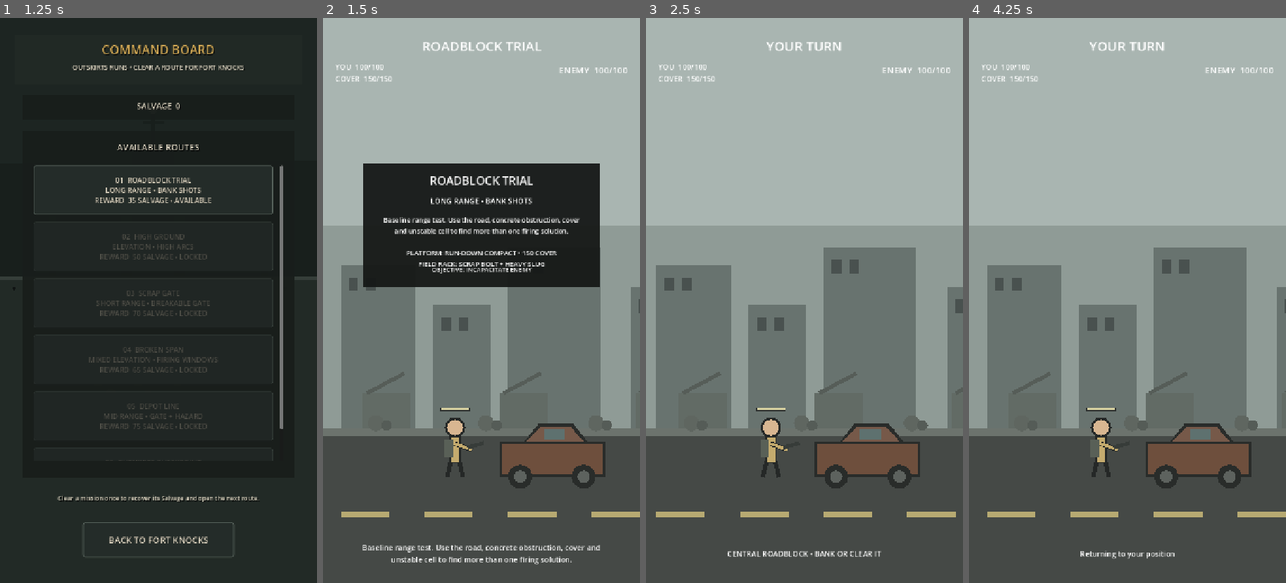
Above: before the commit, frames 1-4 (left to right).
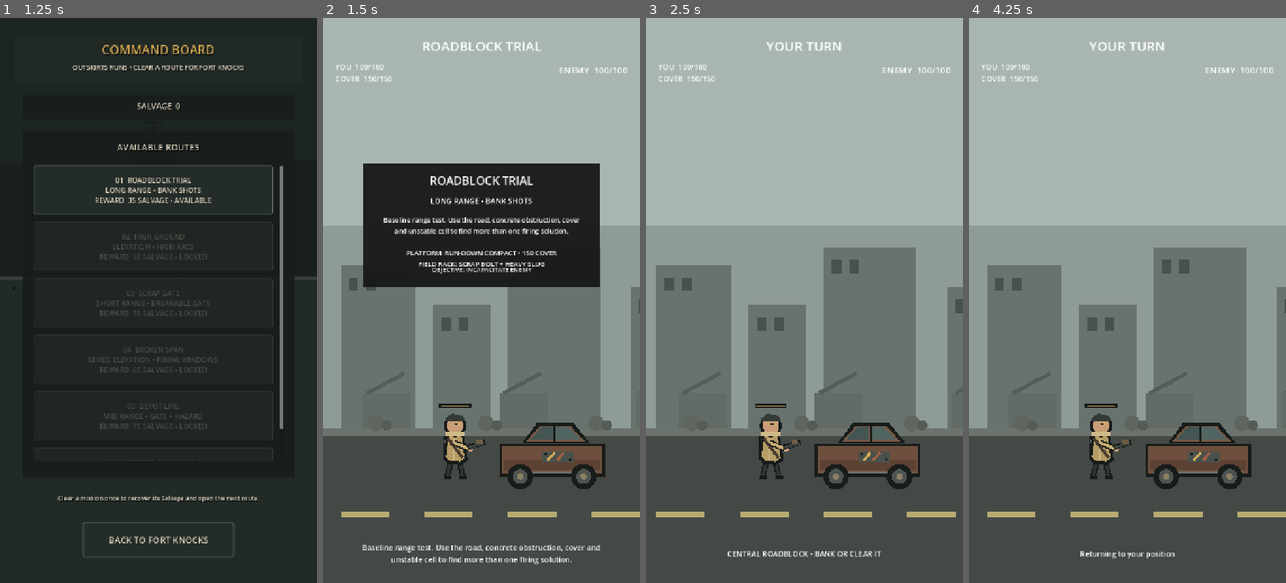
Above: after the commit, the same moments.

Repository: phantompixel-developer/FortKnocks
Game: Godot game, scene res://game/core/app.tscn
Same seed, same stepped clock (60 frames per second), same inputs: the game is played once before the commit and once after it.
Inputs (mouse positions are in pixels of both pictures, inside the frame that each line leads up to):
- Up to frame 1 (1.25 s): click "COMMAND BOARD CHOOSE THE NEXT…" at 0.5 s
- Up to frame 2 (1.5 s): click "01 ROADBLOCK TRIAL LONG RANGE…" at 1.25 s
- Up to frame 3 (2.5 s): tap Enter at 2 s; move the mouse to (874, 272) at 2.02 s; click (874, 272) at 2.17 s
- Up to frame 4 (4.25 s): drag from (1064, 328) to (1111, 413) at 2.77 s; move the mouse to (1159, 176) at 3.52 s; click (1159, 176) at 3.67 s

Frame 1 is identical in both runs. In frame 2, 1.6% of the frame differs, in the area x 36-90%, y 68-84%; in frame 3, 1.5%; in frame 4, 1.6%.

Commit message:
feat: establish survivor and platform art direction

Diff:
--- a/game/battle/combatant.gd
+++ b/game/battle/combatant.gd
@@ -48,23 +48,81 @@
 	_reaction_tween.tween_property(self, "rotation", 0.0, 0.20).set_trans(Tween.TRANS_BACK).set_ease(Tween.EASE_OUT)
 
 func _draw() -> void:
-	var body_color := accent_color if health > 0 else Color("555555")
-	var outline := Color("252827")
+	var alive := health > 0
+	var cloth := accent_color if alive else Color("4b504d")
+	var outline := Color("171b1a")
+	var leather := Color("4a3b31")
+	var metal := Color("5d6762")
+	var skin := Color("c89d78") if alive else Color("686c68")
+	var scarf := accent_color.lightened(0.18) if alive else Color("5c605d")
 
-	draw_line(Vector2(-10, -35), Vector2(-18, 0), outline, 10.0)
-	draw_line(Vector2(10, -35), Vector2(18, 0), outline, 10.0)
-	draw_line(Vector2(0, -92), Vector2(0, -32), outline, 26.0)
-	draw_line(Vector2(0, -90), Vector2(0, -35), body_color, 18.0)
+	# Backpack and scavenged shoulder plate make the survivor silhouette readable
+	# at phone size without increasing the collision footprint.
+	draw_rect(Rect2(Vector2(-27 * facing, -94), Vector2(24 * facing, 54)), outline)
+	draw_rect(Rect2(Vector2(-24 * facing, -90), Vector2(18 * facing, 45)), leather)
+	draw_circle(Vector2(-15.0 * facing, -82), 13.0, outline)
+	draw_circle(Vector2(-15.0 * facing, -82), 9.0, metal)
 
-	draw_line(Vector2(-2, -76), Vector2(38 * facing, -62), outline, 11.0)
-	draw_line(Vector2(-2, -76), Vector2(38 * facing, -62), body_color, 7.0)
-	draw_line(Vector2(28 * facing, -67), Vector2(65 * facing, -77), Color("373c39"), 9.0)
+	# Boots / legs.
+	draw_line(Vector2(-10, -36), Vector2(-18, 0), outline, 13.0)
+	draw_line(Vector2(10, -36), Vector2(18, 0), outline, 13.0)
+	draw_line(Vector2(-10, -36), Vector2(-18, -2), Color("313633"), 7.0)
+	draw_line(Vector2(10, -36), Vector2(18, -2), Color("313633"), 7.0)
+	draw_line(Vector2(-25, 0), Vector2(-9, 0), outline, 8.0)
+	draw_line(Vector2(9, 0), Vector2(27, 0), outline, 8.0)
 
-	draw_circle(Vector2(0, -112), 23.0, outline)
-	draw_circle(Vector2(0, -112), 18.0, Color("d8b691"))
+	# Layered coat / torso.
+	draw_polygon(
+		PackedVector2Array([
+			Vector2(-20, -98),
+			Vector2(20, -98),
+			Vector2(29, -38),
+			Vector2(13, -27),
+			Vector2(-17, -30),
+			Vector2(-28, -42),
+		]),
+		PackedColorArray([outline])
+	)
+	draw_polygon(
+		PackedVector2Array([
+			Vector2(-15, -93),
+			Vector2(15, -93),
+			Vector2(22, -43),
+			Vector2(10, -35),
+			Vector2(-12, -37),
+			Vector2(-21, -46),
+		]),
+		PackedColorArray([cloth.darkened(0.08)])
+	)
+	draw_line(Vector2(-3, -90), Vector2(-4, -40), Color(cloth.lightened(0.18), 0.75), 3.0)
 
-	draw_rect(Rect2(Vector2(-24 if facing > 0 else 5, -86), Vector2(19, 42)), Color("596057"))
+	# Sling and arm bracing the improvised launcher.
+	draw_line(Vector2(-17 * facing, -88), Vector2(18 * facing, -43), leather, 7.0)
+	draw_line(Vector2(-3, -78), Vector2(38 * facing, -62), outline, 13.0)
+	draw_line(Vector2(-3, -78), Vector2(38 * facing, -62), cloth.lightened(0.05), 7.0)
+	draw_circle(Vector2(35 * facing, -63), 6.0, skin)
+	draw_line(Vector2(28 * facing, -67), Vector2(68 * facing, -79), outline, 12.0)
+	draw_line(Vector2(31 * facing, -67), Vector2(65 * facing, -77), Color("3b443f"), 7.0)
+	draw_rect(Rect2(Vector2(48 * facing, -84), Vector2(14 * facing, 9)), Color("6e5d43"))
 
-	draw_rect(Rect2(-34, -158, 68, 8), Color("2d302f"))
+	# Head, scarf, scavenged cap and eye mark.
+	draw_circle(Vector2(0, -116), 25.0, outline)
+	draw_circle(Vector2(0, -116), 19.0, skin)
+	draw_rect(Rect2(-22, -104, 44, 11), scarf)
+	draw_polygon(
+		PackedVector2Array([
+			Vector2(-23, -132),
+			Vector2(-8, -144),
+			Vector2(18, -139),
+			Vector2(24, -127),
+			Vector2(-18, -126),
+		]),
+		PackedColorArray([Color("343b37")])
+	)
+	draw_line(Vector2(-2 * facing, -120), Vector2(11 * facing, -120), Color("202523"), 4.0)
+	draw_circle(Vector2(9 * facing, -120), 2.5, Color("d7b85e"))
+
+	# Readable health strip uses the same hazard accent as the wider UI.
+	draw_rect(Rect2(-36, -166, 72, 10), outline)
 	var ratio := float(health) / float(max_health)
-	draw_rect(Rect2(-32, -156, 64.0 * ratio, 4), Color("d6d0a0"))
+	draw_rect(Rect2(-33, -163, 66.0 * ratio, 4), Color("d4aa55") if alive else Color("5c625e"))
--- a/game/battle/destructible_cover.gd
+++ b/game/battle/destructible_cover.gd
@@ -107,16 +107,20 @@
 		_draw_rubble()
 		return
 
-	var darkening := float(stage) * 0.12
+	var darkening := float(stage) * 0.11
 	var shell := body_color.darkened(darkening)
-	var outline := Color("292c2a")
+	var outline := Color("181c1a")
 	var width := _body_size.x
 	var half_width := width * 0.5
 	var body_height := maxf(68.0, _body_size.y - 17.0)
 	var body_top := -body_height * 0.5
-
-	draw_rect(Rect2(-half_width, body_top, width, body_height), outline)
-	draw_rect(Rect2(-half_width + 5.0, body_top + 4.0, width - 10.0, body_height - 10.0), shell)
+	var lower_y := body_top + body_height
+
+	# Layered civilian shell: dark chassis, dented body, mismatched salvage panels.
+	draw_rect(Rect2(-half_width, body_top + 4.0, width, body_height - 4.0), outline)
+	draw_rect(Rect2(-half_width + 6.0, body_top + 8.0, width - 12.0, body_height - 15.0), shell)
+	draw_rect(Rect2(-half_width + 12.0, body_top + body_height * 0.52, width - 24.0, 22.0), shell.darkened(0.16))
+	draw_line(Vector2(-half_width + 18.0, lower_y - 11.0), Vector2(half_width - 18.0, lower_y - 11.0), Color("68716a"), 5.0)
 
 	if _visual_profile == 1:
 		_draw_sedan_cabin(shell, outline, half_width, body_top)
@@ -125,107 +129,153 @@
 	else:
 		_draw_compact_cabin(shell, outline, body_top)
 
-	var wheel_y := body_top + body_height
+	# Wheels and hubs remain exaggerated for quick silhouette recognition.
+	var wheel_y := lower_y
 	var wheel_offset := half_width - 48.0
-	draw_circle(Vector2(-wheel_offset, wheel_y), 27, outline)
-	draw_circle(Vector2(wheel_offset, wheel_y), 27, outline)
-	draw_circle(Vector2(-wheel_offset, wheel_y), 14, Color("5d625e"))
-	draw_circle(Vector2(wheel_offset, wheel_y), 14, Color("5d625e"))
-
+	for x in [-wheel_offset, wheel_offset]:
+		draw_circle(Vector2(x, wheel_y), 29, outline)
+		draw_circle(Vector2(x, wheel_y), 17, Color("4e5551"))
+		draw_circle(Vector2(x, wheel_y), 7, Color("8b8065"))
+
+	# Fort Knocks salvage language: welded plate + hazard slash, readable even on the compact.
+	draw_rect(Rect2(-22, body_top + 22.0, 72, 22), Color("4a514c"))
+	draw_line(Vector2(-10, body_top + 42.0), Vector2(6, body_top + 24.0), Color("d4aa55"), 6.0)
+	draw_line(Vector2(11, body_top + 42.0), Vector2(27, body_top + 24.0), Color("a45f42"), 6.0)
+	draw_circle(Vector2(-14, body_top + 27.0), 3.0, Color("171b1a"))
+	draw_circle(Vector2(42, body_top + 39.0), 3.0, Color("171b1a"))
+
+	# Authored damage stages open the silhouette without adding arbitrary physics debris.
 	if stage >= 1:
-		draw_line(Vector2(-half_width + 72.0, body_top + 10.0), Vector2(-15.0, 5.0), Color("333735"), 5.0)
-		draw_line(Vector2(30.0, body_top - 25.0), Vector2(12.0, body_top - 2.0), Color("b4b9a6"), 3.0)
+		draw_line(Vector2(-half_width + 68.0, body_top + 12.0), Vector2(-18.0, 5.0), Color("272d2a"), 6.0)
+		draw_line(Vector2(28.0, body_top - 24.0), Vector2(10.0, body_top - 1.0), Color("b7c0b6"), 3.0)
+		draw_rect(Rect2(-half_width + 18.0, body_top + 40.0, 45.0, 10.0), Color("6b4939"))
 	if stage >= 2:
-		draw_line(Vector2(half_width - 84.0, body_top + 8.0), Vector2(half_width - 34.0, wheel_y - 14.0), Color("333735"), 7.0)
-		draw_line(Vector2(-half_width + 20.0, body_top + 18.0), Vector2(-half_width + 68.0, wheel_y - 12.0), Color("333735"), 6.0)
-		draw_rect(Rect2(half_width - 62.0, body_top + 14.0, 48.0, 10.0), Color("343735"))
+		draw_line(Vector2(half_width - 88.0, body_top + 8.0), Vector2(half_width - 36.0, wheel_y - 14.0), Color("252b28"), 8.0)
+		draw_line(Vector2(-half_width + 24.0, body_top + 18.0), Vector2(-half_width + 72.0, wheel_y - 12.0), Color("252b28"), 7.0)
+		draw_polygon(
+			PackedVector2Array([
+				Vector2(half_width - 72.0, body_top + 12.0),
+				Vector2(half_width - 17.0, body_top + 16.0),
+				Vector2(half_width - 28.0, body_top + 48.0),
+				Vector2(half_width - 82.0, body_top + 42.0),
+			]),
+			PackedColorArray([Color("2d322f")])
+		)
 
 func _draw_compact_cabin(shell: Color, outline: Color, body_top: float) -> void:
 	draw_polygon(
 		PackedVector2Array([
-			Vector2(-64, body_top),
-			Vector2(-30, body_top - 42),
-			Vector2(48, body_top - 42),
-			Vector2(82, body_top),
+			Vector2(-67, body_top + 1),
+			Vector2(-33, body_top - 45),
+			Vector2(48, body_top - 45),
+			Vector2(85, body_top + 1),
 		]),
 		PackedColorArray([outline])
 	)
 	draw_polygon(
 		PackedVector2Array([
-			Vector2(-57, body_top - 2),
-			Vector2(-25, body_top - 35),
-			Vector2(42, body_top - 35),
-			Vector2(72, body_top - 2),
+			Vector2(-58, body_top - 2),
+			Vector2(-27, body_top - 37),
+			Vector2(42, body_top - 37),
+			Vector2(74, body_top - 2),
+		]),
+		PackedColorArray([shell.lightened(0.055)])
+	)
+	draw_polygon(
+		PackedVector2Array([
+			Vector2(-24, body_top - 33),
+			Vector2(3, body_top - 33),
+			Vector2(3, body_top - 7),
+			Vector2(-48, body_top - 7),
+		]),
+		PackedColorArray([Color("435653")])
+	)
+	draw_polygon(
+		PackedVector2Array([
+			Vector2(8, body_top - 33),
+			Vector2(38, body_top - 33),
+			Vector2(64, body_top - 7),
+			Vector2(8, body_top - 7),
+		]),
+		PackedColorArray([Color("516662")])
+	)
+	draw_line(Vector2(6, body_top - 37), Vector2(6, body_top - 2), outline, 5.0)
+
+func _draw_sedan_cabin(shell: Color, outline: Color, half_width: float, body_top: float) -> void:
+	draw_polygon(
+		PackedVector2Array([
+			Vector2(-half_width + 58.0, body_top + 1.0),
+			Vector2(-half_width + 106.0, body_top - 52.0),
+			Vector2(half_width - 82.0, body_top - 52.0),
+			Vector2(half_width - 28.0, body_top + 1.0),
+		]),
+		PackedColorArray([outline])
+	)
+	draw_polygon(
+		PackedVector2Array([
+			Vector2(-half_width + 69.0, body_top - 3.0),
+			Vector2(-half_width + 112.0, body_top - 43.0),
+			Vector2(half_width - 89.0, body_top - 43.0),
+			Vector2(half_width - 40.0, body_top - 3.0),
 		]),
 		PackedColorArray([shell.lightened(0.06)])
 	)
-	draw_rect(Rect2(-18, body_top - 30, 48, 24), Color("5e716f"))
-
-func _draw_sedan_cabin(shell: Color, outline: Color, half_width: float, body_top: float) -> void:
-	draw_polygon(
-		PackedVector2Array([
-			Vector2(-half_width + 62.0, body_top),
-			Vector2(-half_width + 105.0, body_top - 48.0),
-			Vector2(half_width - 80.0, body_top - 48.0),
-			Vector2(half_width - 34.0, body_top),
+	draw_rect(Rect2(-half_width + 119.0, body_top - 37.0, 72.0, 29.0), Color("435653"))
+	draw_rect(Rect2(10.0, body_top - 37.0, half_width - 103.0, 29.0), Color("526864"))
+	draw_line(Vector2(0, body_top - 43.0), Vector2(0, body_top - 3.0), outline, 5.0)
+	draw_line(Vector2(-half_width + 98.0, body_top - 10.0), Vector2(-half_width + 126.0, body_top - 44.0), Color("a45f42"), 5.0)
+
+func _draw_pickup_cabin(shell: Color, outline: Color, half_width: float, body_top: float) -> void:
+	draw_polygon(
+		PackedVector2Array([
+			Vector2(-half_width + 43.0, body_top + 1.0),
+			Vector2(-half_width + 82.0, body_top - 52.0),
+			Vector2(-12.0, body_top - 52.0),
+			Vector2(27.0, body_top + 1.0),
 		]),
 		PackedColorArray([outline])
 	)
 	draw_polygon(
 		PackedVector2Array([
-			Vector2(-half_width + 70.0, body_top - 3.0),
-			Vector2(-half_width + 110.0, body_top - 40.0),
-			Vector2(half_width - 85.0, body_top - 40.0),
-			Vector2(half_width - 42.0, body_top - 3.0),
-		]),
-		PackedColorArray([shell.lightened(0.07)])
-	)
-	draw_line(Vector2(0, body_top - 40.0), Vector2(0, body_top - 4.0), Color("303634"), 5.0)
-	draw_rect(Rect2(-half_width + 118.0, body_top - 34.0, 72.0, 27.0), Color("5a6c68"))
-	draw_rect(Rect2(12.0, body_top - 34.0, half_width - 105.0, 27.0), Color("5a6c68"))
-
-func _draw_pickup_cabin(shell: Color, outline: Color, half_width: float, body_top: float) -> void:
-	draw_polygon(
-		PackedVector2Array([
-			Vector2(-half_width + 46.0, body_top),
-			Vector2(-half_width + 80.0, body_top - 48.0),
-			Vector2(-10.0, body_top - 48.0),
-			Vector2(24.0, body_top),
-		]),
-		PackedColorArray([outline])
-	)
-	draw_polygon(
-		PackedVector2Array([
 			Vector2(-half_width + 54.0, body_top - 3.0),
-			Vector2(-half_width + 86.0, body_top - 40.0),
-			Vector2(-16.0, body_top - 40.0),
+			Vector2(-half_width + 88.0, body_top - 43.0),
+			Vector2(-18.0, body_top - 43.0),
 			Vector2(16.0, body_top - 3.0),
 		]),
 		PackedColorArray([shell.lightened(0.06)])
 	)
-	draw_rect(Rect2(44.0, body_top + 5.0, half_width - 54.0, 18.0), shell.darkened(0.08))
+	draw_rect(Rect2(-half_width + 92.0, body_top - 37.0, half_width + 66.0, 29.0), Color("485d59"))
+	draw_rect(Rect2(40.0, body_top + 4.0, half_width - 51.0, 23.0), shell.darkened(0.12))
+	draw_line(Vector2(44.0, body_top + 6.0), Vector2(half_width - 14.0, body_top + 6.0), Color("758076"), 4.0)
 
 	if _module_id == "spotter_rack":
-		draw_line(Vector2(72.0, body_top + 2.0), Vector2(72.0, body_top - 58.0), outline, 7.0)
-		draw_line(Vector2(72.0, body_top - 52.0), Vector2(112.0, body_top - 68.0), outline, 6.0)
-		draw_circle(Vector2(118.0, body_top - 70.0), 12.0, Color("798a84"))
+		draw_line(Vector2(72.0, body_top + 2.0), Vector2(72.0, body_top - 64.0), outline, 8.0)
+		draw_line(Vector2(72.0, body_top - 57.0), Vector2(112.0, body_top - 73.0), outline, 6.0)
+		draw_circle(Vector2(119.0, body_top - 75.0), 13.0, Color("6c9589"))
+		draw_circle(Vector2(119.0, body_top - 75.0), 6.0, Color("b6ddd4"))
 	elif _module_id == "ballast_crates":
-		draw_rect(Rect2(54.0, body_top - 20.0, 58.0, 34.0), Color("5f5946"))
-		draw_rect(Rect2(116.0, body_top - 14.0, 48.0, 28.0), Color("70654d"))
+		for rect in [Rect2(49.0, body_top - 24.0, 58.0, 36.0), Rect2(112.0, body_top - 18.0, 49.0, 30.0)]:
+			draw_rect(rect, Color("655943"))
+			draw_rect(Rect2(rect.position + Vector2(4, 4), rect.size - Vector2(8, 8)), Color("796b4d"))
+			draw_line(rect.position + Vector2(4, rect.size.y * 0.5), rect.position + Vector2(rect.size.x - 4, rect.size.y * 0.5), Color("4b4437"), 3.0)
 
 func _draw_rubble() -> void:
-	var rubble := body_color.darkened(0.4)
+	var rubble := body_color.darkened(0.42)
 	var half_width := _body_size.x * 0.5
 	draw_polygon(
 		PackedVector2Array([
 			Vector2(-half_width, 35),
-			Vector2(-half_width * 0.68, -5),
-			Vector2(-half_width * 0.30, 18),
-			Vector2(4, -22),
-			Vector2(half_width * 0.46, 8),
-			Vector2(half_width, 32),
+			Vector2(-half_width * 0.72, -7),
+			Vector2(-half_width * 0.38, 18),
+			Vector2(-8, -26),
+			Vector2(half_width * 0.38, 3),
+			Vector2(half_width * 0.68, -9),
+			Vector2(half_width, 31),
 		]),
 		PackedColorArray([rubble])
 	)
-	draw_circle(Vector2(-half_width + 52.0, 37), 20, Color("303331"))
-	draw_circle(Vector2(half_width - 52.0, 38), 18, Color("303331"))
+	draw_line(Vector2(-half_width * 0.55, 10), Vector2(-10, -18), Color("1d211f"), 7.0)
+	draw_line(Vector2(8, -18), Vector2(half_width * 0.58, 12), Color("1d211f"), 7.0)
+	draw_circle(Vector2(-half_width + 52.0, 37), 20, Color("252a27"))
+	draw_circle(Vector2(half_width - 52.0, 38), 18, Color("252a27"))
+	draw_rect(Rect2(-18, 7, 54, 12), Color("d4aa55", 0.52))
